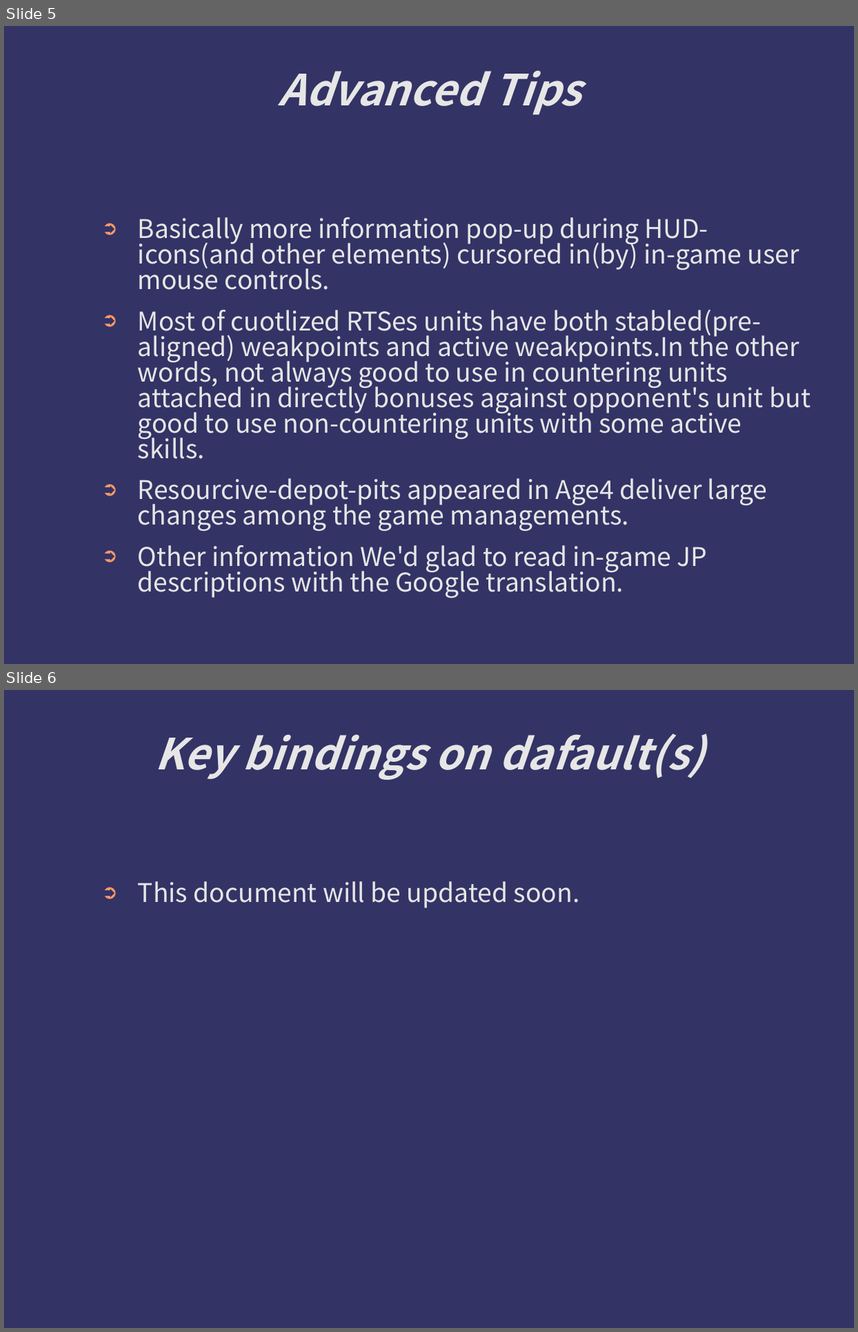
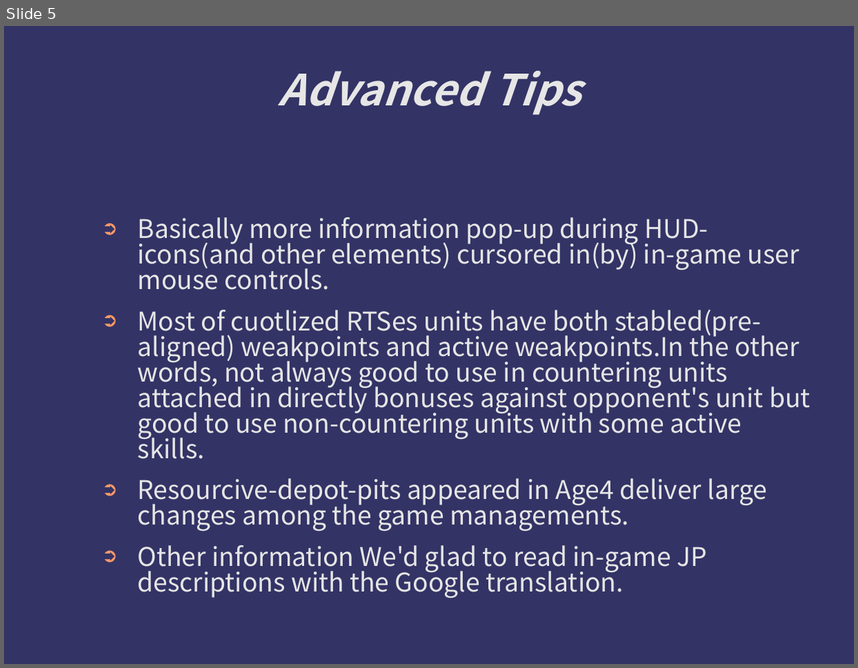
Before and after one commit to kotorize/kotorize, a slide deck: Manuals.ppt. Shown one above the other, each under a label of ours: slides 5 and 6 before the commit, slide 5 after it. The pictures are 858x1332 and 858x668 pixels, drawn with LibreOffice and Linux fonts; fonts in the diff are those of the drawing; background and template pictures are left out. Boxes give left, top, right and bottom in pixels: in the first picture for what was removed or moved away, otherwise in the second. Text is boxed around its words. In the diff, an @@ line names an element or a change of style, - is before the commit and + after.

```diff
--- a/Manuals.ppt
+++ b/Manuals.ppt
@@ slide 6 removed at (4, 690, 854, 1328), background #333366 @@
@@ title removed at (155, 733, 705, 780) @@
-Key bindings on dafault(s)
@@ text removed at (138, 881, 580, 908) @@
-➲ This document will be updated soon.
```
Also in this commit, not shown: 3 slides changed, 1 slide added, 1 other slide removed, 1 other file.
